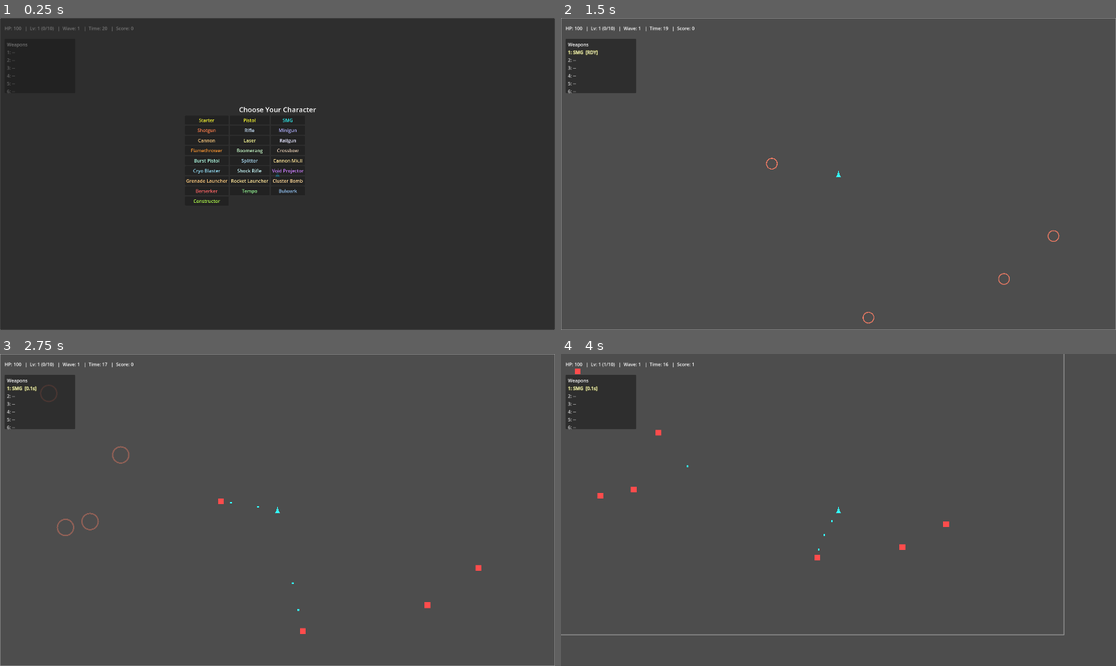
Above: before the commit, frames 1-4 (two rows, left to right).
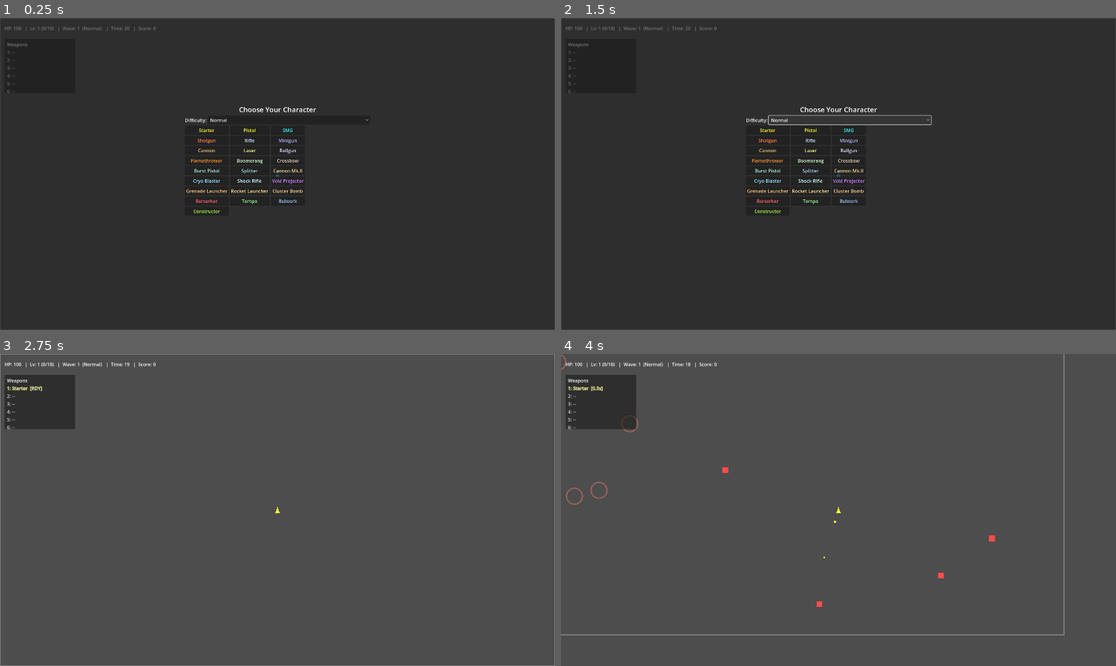
Above: after the commit, the same moments.

Repository: Deitox/Dexcoto
Game: Godot game, scene res://scenes/Main.tscn
Two runs of this game, one before a commit and one after it. Both use one fixed random seed, a clock stepped at 60 frames per second and the inputs below.
Inputs (mouse positions are in pixels of both pictures, inside the frame that each line leads up to):
- Up to frame 1 (0.25 s): no input
- Up to frame 2 (1.5 s): click (849, 120) at 0.5 s, where only the run after the commit has a clickable "Normal"; click (849, 120) at 1.25 s, where only the run after the commit has a clickable "Normal"
- Up to frame 3 (2.75 s): click (205, 466) at 2 s, where only the run after the commit has a clickable "Starter"
- Up to frame 4 (4 s): move the mouse to (960, 494) at 2.77 s; hold Right (ui_right) 2.78-3.53 s; click (960, 494) at 2.92 s; move the mouse to (727, 525) at 3.52 s; hold Down (ui_down) from 3.53 s (still down)

The runs differ from the first frame. In frame 1, 1.1% of the frame differs, in the area x 14-67%, y 2-63%; in frame 2, 97%, in the area x 0-100%, y 0-100%; in frame 3, 0.4%; in frame 4, 0.5%.

Commit message:
Introduced 4 difficulty levels.

Diff:
--- a/scenes/Main.tscn
+++ b/scenes/Main.tscn
@@ -319,6 +319,18 @@
 text = "Choose Your Character"
 horizontal_alignment = 1
 
+[node name="DifficultyRow" type="HBoxContainer" parent="UI/CharacterSelect/VBox"]
+layout_mode = 2
+alignment = 1
+
+[node name="DiffLabel" type="Label" parent="UI/CharacterSelect/VBox/DifficultyRow"]
+layout_mode = 2
+text = "Difficulty:"
+
+[node name="Difficulty" type="OptionButton" parent="UI/CharacterSelect/VBox/DifficultyRow"]
+layout_mode = 2
+size_flags_horizontal = 3
+
 [node name="Options" type="GridContainer" parent="UI/CharacterSelect/VBox"]
 layout_mode = 2
 size_flags_vertical = 3
--- a/scripts/main.gd
+++ b/scripts/main.gd
@@ -69,6 +69,7 @@
 @onready var character_panel: Control = $UI/CharacterSelect
 @onready var char_title: Label = $UI/CharacterSelect/VBox/Title
 @onready var char_opts: GridContainer = $UI/CharacterSelect/VBox/Options
+@onready var char_diff: OptionButton = $UI/CharacterSelect/VBox/DifficultyRow/Difficulty
 
 # Use global class UpgradeDB (from upgrades.gd)
 const ShopLib = preload("res://scripts/shop.gd")
@@ -110,6 +111,27 @@
 var pending_turrets: int = 0
 var enemy_pool: Node = null
 var turret_pool: Node = null
+
+# Difficulty
+@export_enum("Easy", "Normal", "Hard", "Insane") var difficulty: String = "Normal"
+
+func _difficulty_params() -> Dictionary:
+	# Returns multipliers and knobs per difficulty
+	# count_mult: scales number of enemies per spawn tick
+	# cadence_mult: scales spawn timer interval (higher = slower spawns)
+	# tier_bonus: flat tier offset (applied on top of wave-based tier)
+	# cap_mult: scales soft/hard caps used when adjusting pressure
+	# group_max: max size of a spawn group
+	var d := String(difficulty)
+	match d:
+		"Easy":
+			return {"count_mult": 0.75, "cadence_mult": 1.15, "tier_bonus": -1, "cap_mult": 0.85, "group_max": 5}
+		"Hard":
+			return {"count_mult": 1.25, "cadence_mult": 0.90, "tier_bonus": 1, "cap_mult": 1.15, "group_max": 6}
+		"Insane":
+			return {"count_mult": 1.50, "cadence_mult": 0.80, "tier_bonus": 2, "cap_mult": 1.30, "group_max": 7}
+		_:
+			return {"count_mult": 1.00, "cadence_mult": 1.00, "tier_bonus": 0, "cap_mult": 1.00, "group_max": 5}
 
 func _ready() -> void:
 	randomize()
@@ -253,20 +275,26 @@
 	return total
 
 func _spawn_enemies() -> void:
-	var base_count := 2 + int(round(float(wave) * 1.5))
+	# Stronger quantity curve
+	var base_count := 3 + int(round(float(wave) * 2.0))
 
 	var enemies := _active_enemies_count()
-	var soft_cap := SOFT_CAP_ENEMIES
-	var count := base_count
-	# Scale enemy power with wave to avoid excessive counts
-	var tier := 1 + int(floor(max(0.0, float(wave - 1)) / 3.0))
+	var dp: Dictionary = _difficulty_params()
+	var soft_cap := int(round(float(SOFT_CAP_ENEMIES) * float(dp.get("cap_mult", 1.0))))
+	var hard_cap := int(round(float(MAX_ENEMIES) * float(dp.get("cap_mult", 1.0))))
+	var count := int(round(float(base_count) * float(dp.get("count_mult", 1.0))))
+
+	# Tier now increases every 2 waves for higher HP ramp, plus difficulty bonus
+	var tier := 1 + int(floor(max(0.0, float(wave - 1)) / 2.0)) + int(dp.get("tier_bonus", 0))
+	tier = max(1, tier)
+
 	if enemies > soft_cap:
 		# reduce count and increase tier to keep pressure without clutter
 		var over := enemies - soft_cap
 		count = max(1, int(round(float(base_count) * 0.4)))
 		tier += min(3, int(floor(float(over) / 20.0)) + 1)
 	# Hard cap: never exceed MAX_ENEMIES active
-	var allowed: int = max(0, MAX_ENEMIES - enemies)
+	var allowed: int = max(0, hard_cap - enemies)
 	count = min(count, allowed)
 	for i in range(count):
 		var pos := _random_spawn_position()
@@ -282,24 +310,30 @@
 
 func _spawn_enemies_grouped() -> void:
 	# Compute baseline like _spawn_enemies(), but spawn a smaller group with telegraphs and stagger.
-	var base_count := 2 + int(round(float(wave) * 1.5))
+	var base_count := 3 + int(round(float(wave) * 2.0))
 	var enemies := _active_enemies_count()
-	var soft_cap := SOFT_CAP_ENEMIES
-	var count := base_count
-	var tier := 1 + int(floor(max(0.0, float(wave - 1)) / 3.0))
+	var dp: Dictionary = _difficulty_params()
+	var soft_cap := int(round(float(SOFT_CAP_ENEMIES) * float(dp.get("cap_mult", 1.0))))
+	var hard_cap := int(round(float(MAX_ENEMIES) * float(dp.get("cap_mult", 1.0))))
+	var count := int(round(float(base_count) * float(dp.get("count_mult", 1.0))))
+
+	# Tier increases every 2 waves, plus difficulty bonus
+	var tier := 1 + int(floor(max(0.0, float(wave - 1)) / 2.0)) + int(dp.get("tier_bonus", 0))
+	tier = max(1, tier)
+
 	if enemies > soft_cap:
 		var over := enemies - soft_cap
 		count = max(1, int(round(float(base_count) * 0.4)))
 		tier += min(3, int(floor(float(over) / 20.0)) + 1)
-	var allowed: int = max(0, MAX_ENEMIES - enemies)
+	var allowed: int = max(0, hard_cap - enemies)
 	count = min(count, allowed)
 	if count <= 0:
 		# Back off next group
 		spawn_timer.wait_time = min(3.5, spawn_timer.wait_time * 1.2)
 		return
-	# Choose a group size and positions
+	# Choose a group size and positions (slightly larger groups later)
 	var gmin := 2
-	var gmax := 5
+	var gmax := int(dp.get("group_max", 5))
 	var gsize: int = int(clamp(randi() % (gmax - gmin + 1) + gmin, 1, max(1, count)))
 	var positions: Array = []
 	for i in range(gsize):
@@ -334,11 +368,13 @@
 
 func _adjust_spawning() -> void:
 	var enemies := _active_enemies_count()
-	var soft_cap := SOFT_CAP_ENEMIES
+	var dp: Dictionary = _difficulty_params()
+	var soft_cap := int(round(float(SOFT_CAP_ENEMIES) * float(dp.get("cap_mult", 1.0))))
 	if enemies > soft_cap:
 		spawn_timer.wait_time = min(3.0, spawn_timer.wait_time * 1.25)
 	else:
 		spawn_timer.wait_time = max(0.25, spawn_timer.wait_time * 0.95)
+
 
 func _random_spawn_position() -> Vector2:
 	if arena_bounds and arena_bounds.has_method("get_arena_rect"):
@@ -379,7 +415,8 @@
 	if ui_health:
 		ui_health.text = "HP: %d" % player.health
 	if ui_wave:
-		ui_wave.text = "  |  Wave: %d" % wave
+		var diff_label := String(difficulty)
+		ui_wave.text = "  |  Wave: %d  (%s)" % [wave, diff_label]
 	if ui_time:
 		ui_time.text = "  |  Time: %d" % int(max(0.0, wave_time - elapsed))
 	if ui_score:
@@ -854,7 +891,11 @@
 	_balance_turrets()
 	_update_ui()
 	wave_timer.start()
-	spawn_timer.wait_time = max(0.25, 1.0 - float(wave) * 0.08)
+	# Faster spawn cadence baseline for stronger pressure, scaled by difficulty
+	var base_wait: float = max(0.20, 0.9 - float(wave) * 0.09)
+	var dp: Dictionary = _difficulty_params()
+	var cadence_mult: float = float(dp.get("cadence_mult", 1.0))
+	spawn_timer.wait_time = clamp(base_wait * cadence_mult, 0.12, 3.0)
 	spawn_timer.start()
 	# Spawn a boss every 5th wave (5,10,15,...) once per wave
 	if wave % 5 == 0:
@@ -960,6 +1001,8 @@
 func _show_character_select() -> void:
 	# Build options from weapons list (plus Starter)
 	character_panel.visible = true
+	# Setup difficulty option button
+	_setup_difficulty_widget()
 	# Clear existing buttons
 	for c in char_opts.get_children():
 		c.queue_free()
@@ -1000,6 +1043,28 @@
 		player.equip_weapon(Dictionary(ch["weapon"]))
 	_begin_first_wave_after_character()
 
+func _setup_difficulty_widget() -> void:
+	if char_diff == null:
+		return
+	char_diff.clear()
+	var opts := ["Easy", "Normal", "Hard", "Insane"]
+	for i in range(opts.size()):
+		char_diff.add_item(opts[i], i)
+	# select current difficulty
+	var idx := opts.find(String(difficulty))
+	if idx == -1:
+		idx = 1 # Normal
+	char_diff.select(idx)
+	# connect change handler once
+	if not char_diff.is_connected("item_selected", Callable(self, "_on_difficulty_selected")):
+		char_diff.item_selected.connect(_on_difficulty_selected)
+
+func _on_difficulty_selected(index: int) -> void:
+	var opts := ["Easy", "Normal", "Hard", "Insane"]
+	var idx = clamp(index, 0, opts.size() - 1)
+	difficulty = String(opts[idx])
+	_update_ui()
+
 @onready var hud_slot1: Label = $UI/WeaponsPanel/VBox/Slot1
 @onready var hud_slot2: Label = $UI/WeaponsPanel/VBox/Slot2
 @onready var hud_slot3: Label = $UI/WeaponsPanel/VBox/Slot3
Not shown, changed: README.md
Not shown, added: fix_gd_inference_strict.py
Not shown, added: tools/fix_gd_inference.py
Not shown, added: tools/fix_gd_inference_conservative.py
Not shown, added: tools/fix_gd_inference_strict.py
